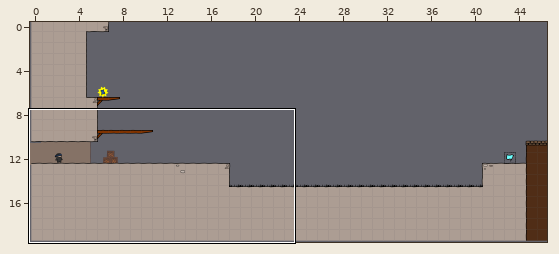
A Tiled map gets an edit: raw/levelconverter/maps/l09.tmx. Above: a wide view before the commit, with the close-up outlined.
Close-up. The starting point:
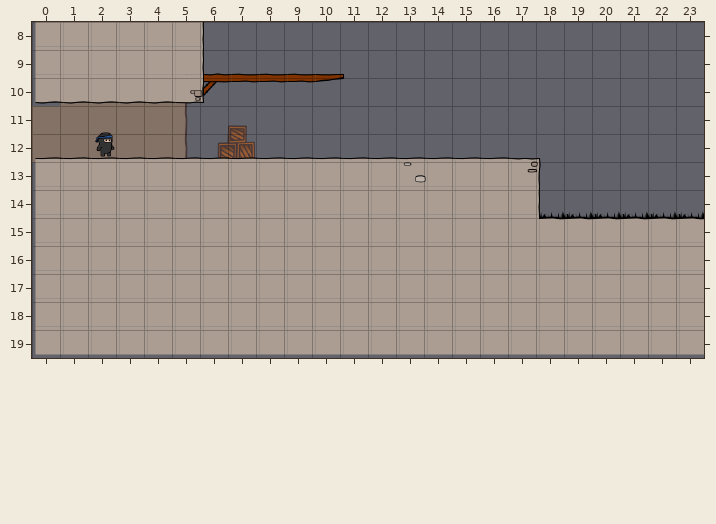
Cells are 40x40 px. Shown: x 0..23, y 8..19. The commit also changed other parts of the map, which this record leaves out.
After:
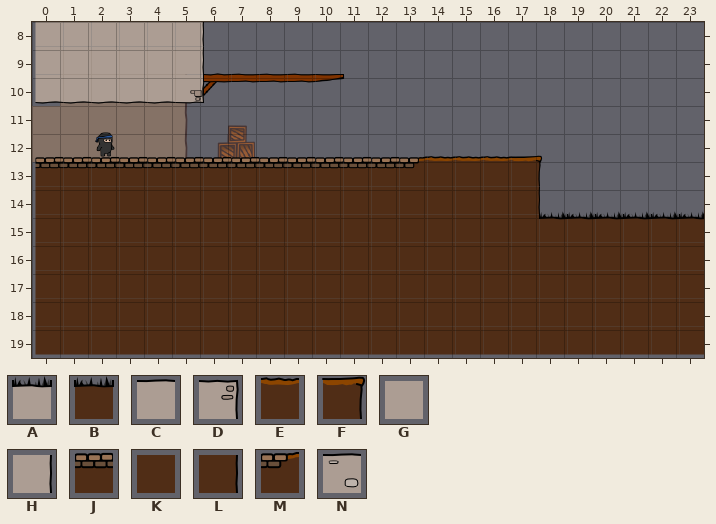
Key: from "foreground": A 41, B 45; from "world1": C 33, D 34, E 37, F 38, G 41, H 42, J 69, K 77, L 78, M 93, N 125.
_ is an empty cell.
Tiles replaced or removed in this view: A, C, D, G, H, N.
From old to new:
Changed rows in their new state; . is an unchanged cell.
Layer "walls":
first column x 0:
13 JJJJJJJJJJJJJMEEEF......
14 KKKKKKKKKKKKKKKKKL......
15 KKKKKKKKKKKKKKKKKK......
16 KKKKKKKKKKKKKKKKKKKKKKKK
17 KKKKKKKKKKKKKKKKKKKKKKKK
18 KKKKKKKKKKKKKKKKKKKKKKKK
19 KKKKKKKKKKKKKKKKKKKKKKKK
Layer "fg":
first column x 18:
15 BBBBBB
Pixel boxes of the changes (left, top, right, bottom) in both close-ups:
changed: (35, 155, 704, 355)
